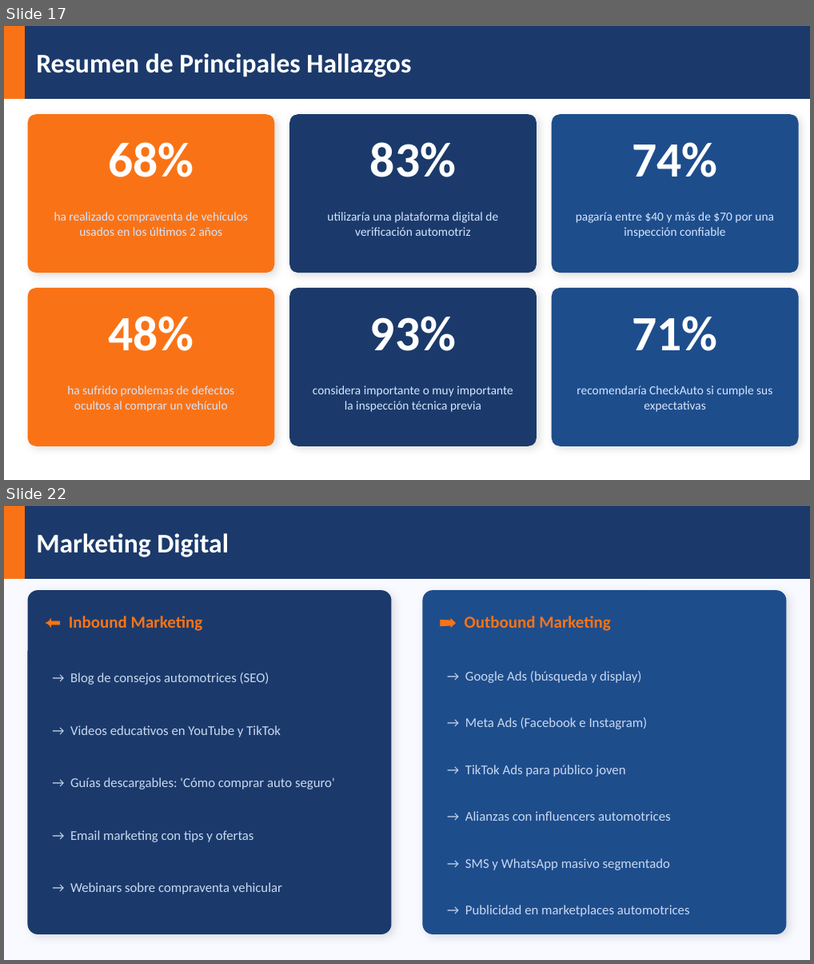
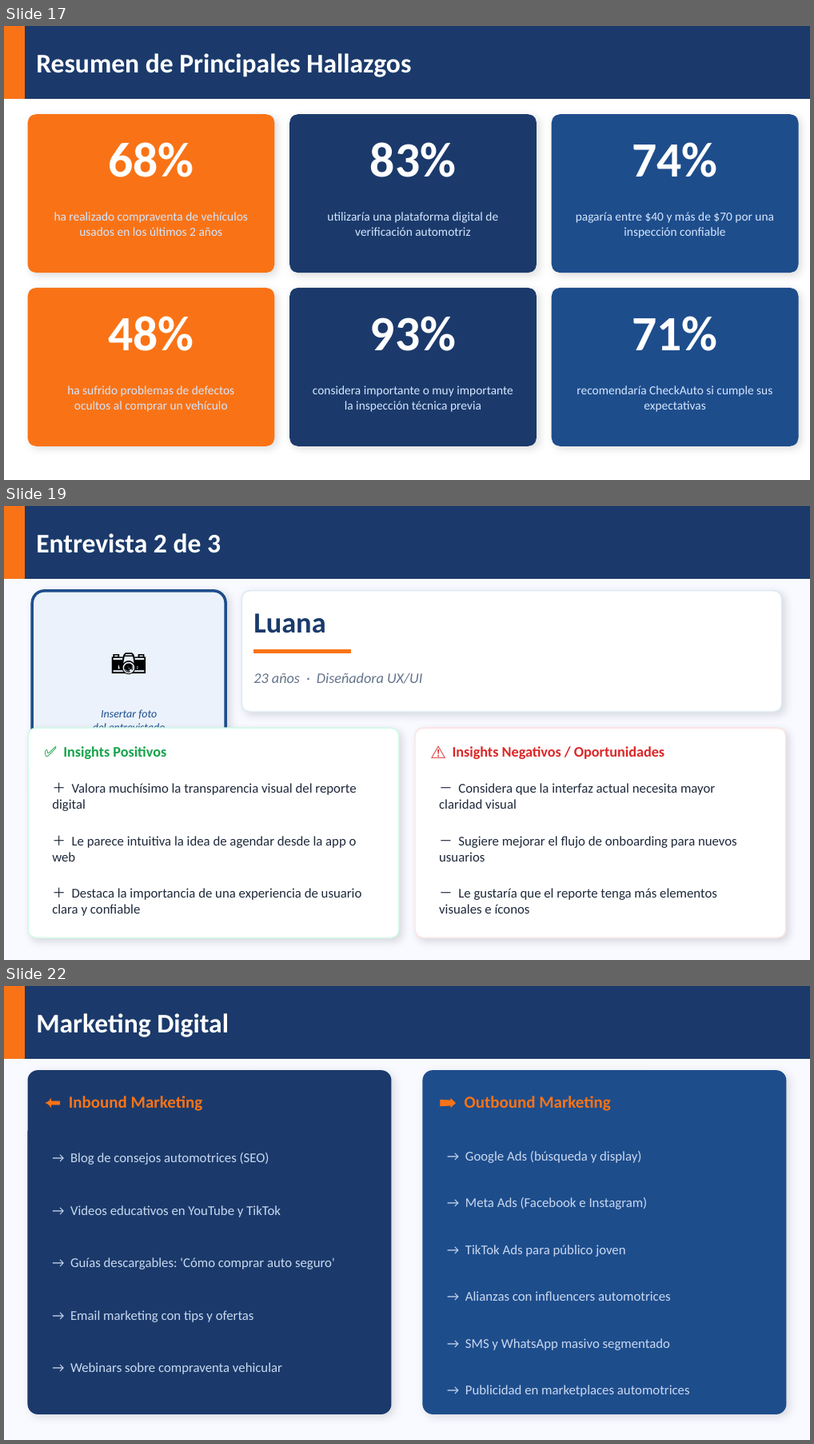
Before and after one commit to jhonnBoza/pptcheckauto, a slide deck: CheckAuto_Presentacion.pptx. Shown one above the other, each under a label of ours: slides 17 and 22 before the commit, slides 17, 19 and 22 after it; the slides between them are not shown. The pictures are 814x964 and 814x1444 pixels, drawn with LibreOffice and Linux fonts; fonts in the diff are those of the drawing. Boxes give left, top, right and bottom in pixels: in the first picture for what was removed or moved away, otherwise in the second. Text is boxed around its words. In the diff, an @@ line names an element or a change of style, - is before the commit and + after.

Commit message:
Update PPTX: Jason, Luana, Focus Group real data

```diff
--- a/CheckAuto_Presentacion.pptx
+++ b/CheckAuto_Presentacion.pptx
@@ slide 19 added at bbox=[4, 506, 810, 960], background #F8FAFF @@
@@ rectangle added at bbox=[4, 506, 810, 579], fill #1B3A6B, outline #1B3A6B 1 pt @@
@@ rectangle added at bbox=[4, 506, 24, 579], fill #F97316, outline #F97316 1 pt @@
@@ text added at bbox=[36, 533, 221, 553], 24 pt, text #FFFFFF, bold @@
+Entrevista 2 de 3
@@ rounded rectangle added at bbox=[32, 591, 226, 796], fill #EBF2FC, outline #1E4D8C 2.5 pt @@
@@ rounded rectangle added at bbox=[242, 591, 782, 712], fill #FFFFFF, outline #DCE8F5 1 pt @@
@@ text added at bbox=[254, 613, 326, 633], 26 pt, text #1B3A6B, bold @@
+Luana
@@ text added at bbox=[32, 631, 226, 688], 32 pt, text #000000 @@
+📷
@@ rectangle added at bbox=[254, 649, 350, 652], fill #F97316, outline #F97316 1 pt @@
@@ text added at bbox=[254, 672, 422, 684], 13 pt, text #64748B, italic @@
+23 años · Diseñadora UX/UI
@@ text added at bbox=[93, 709, 165, 728], 10 pt, text #1E4D8C, italic @@
+Insertar foto
+del entrevistado
@@ rounded rectangle added at bbox=[28, 728, 399, 937], fill #FFFFFF, outline #D1FAE5 1 pt @@
@@ rounded rectangle added at bbox=[415, 728, 786, 937], fill #FFFFFF, outline #FEE2E2 1 pt @@
@@ text added at bbox=[63, 746, 166, 759], 13 pt, text #16A34A, bold @@
+✅ Insights Positivos
@@ text added at bbox=[453, 746, 665, 759], 13 pt, text #DC2626, bold @@
+⚠️ Insights Negativos / Oportunidades
@@ text added at bbox=[52, 783, 356, 811], 12 pt, text #1E293B @@
+＋ Valora muchísimo la transparencia visual del reporte digital
@@ text added at bbox=[439, 783, 715, 808], 12 pt, text #1E293B @@
+－ Considera que la interfaz actual necesita mayor claridad visual
@@ text added at bbox=[52, 836, 357, 861], 12 pt, text #1E293B @@
+＋ Le parece intuitiva la idea de agendar desde la app o web
@@ text added at bbox=[439, 836, 738, 861], 12 pt, text #1E293B @@
+－ Sugiere mejorar el flujo de onboarding para nuevos usuarios
@@ text added at bbox=[52, 888, 362, 916], 12 pt, text #1E293B @@
+＋ Destaca la importancia de una experiencia de usuario clara y confiable
@@ text added at bbox=[439, 888, 718, 913], 12 pt, text #1E293B @@
+－ Le gustaría que el reporte tenga más elementos visuales e íconos
```
Also in this commit, not shown: 1 slide changed, 2 other slides added, 3 slides removed.
